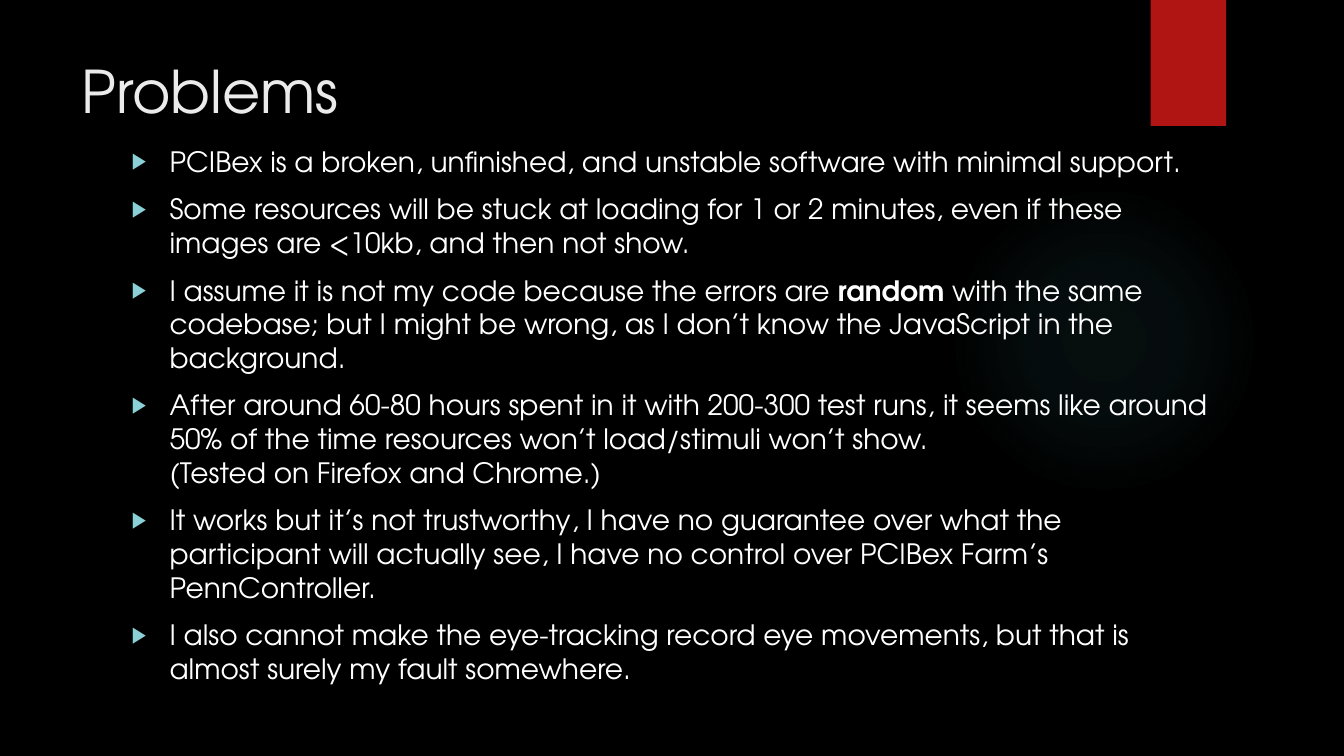
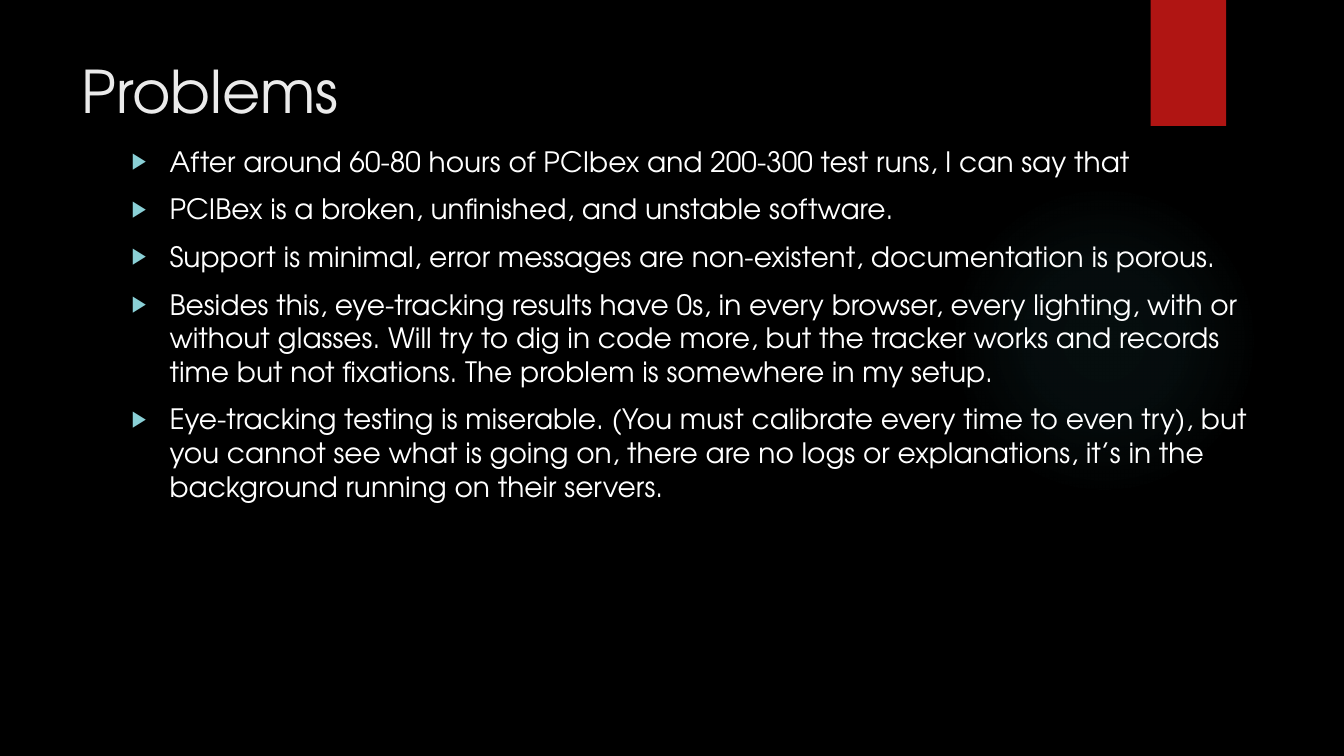
Before and after one commit to partigabor/pcibex-hun, a slide deck: slide 18 of hun.pptx (slide 4 before the commit). Drawn at 1344x756 pixels with LibreOffice and Linux fonts; fonts in the diff are those of the drawing; background and template pictures are left out. Boxes give left, top, right and bottom in pixels: in the first picture for what was removed or moved away, otherwise in the second. Text is boxed around its words. In the diff, an @@ line names an element or a change of style, - is before the commit and + after.

```diff
--- a/hun.pptx
+++ b/hun.pptx
@@ text at <box>170,151,1247,503</box>: text changed @@
-▶ PCIBex is a broken, unfinished, and unstable software with minimal support.
-▶ Some resources will be stuck at loading for 1 or 2 minutes, even if these images are <10kb, and then not show.
-▶ I assume it is not my code because the errors are random with the same codebase; but I might be wrong, as I don’t know the JavaScript in the background.
-▶ After around 60-80 hours spent in it with 200-300 test runs, it seems like around 50% of the time resources won’t load/stimuli won’t show.
-  (Tested on Firefox and Chrome.)
-▶ It works but it’s not trustworthy, I have no guarantee over what the participant will actually see, I have no control over PCIBex Farm’s PennController.
-▶ I also cannot make the eye-tracking record eye movements, but that is almost surely my fault somewhere.
+▶ After around 60-80 hours of PCIbex and 200-300 test runs, I can say that
+▶ PCIBex is a broken, unfinished, and unstable software.
+▶ Support is minimal, error messages are non-existent, documentation is porous.
+▶ Besides this, eye-tracking results have 0s, in every browser, every lighting, with or without glasses. Will try to dig in code more, but the tracker works and records time but not fixations. The problem is somewhere in my setup.
+▶ Eye-tracking testing is miserable. (You must calibrate every time to even try), but you cannot see what is going on, there are no logs or explanations, it’s in the background running on their servers.
```
Also in this commit, not shown: 1 other slide changed, 17 slides added, 2 slides removed, 1 other file.
